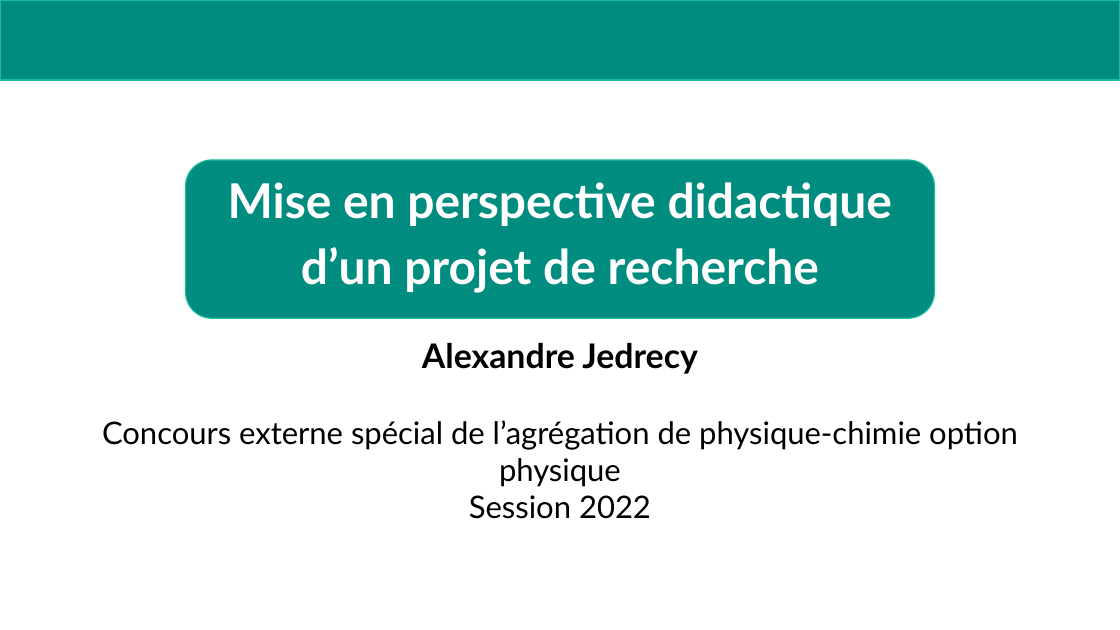
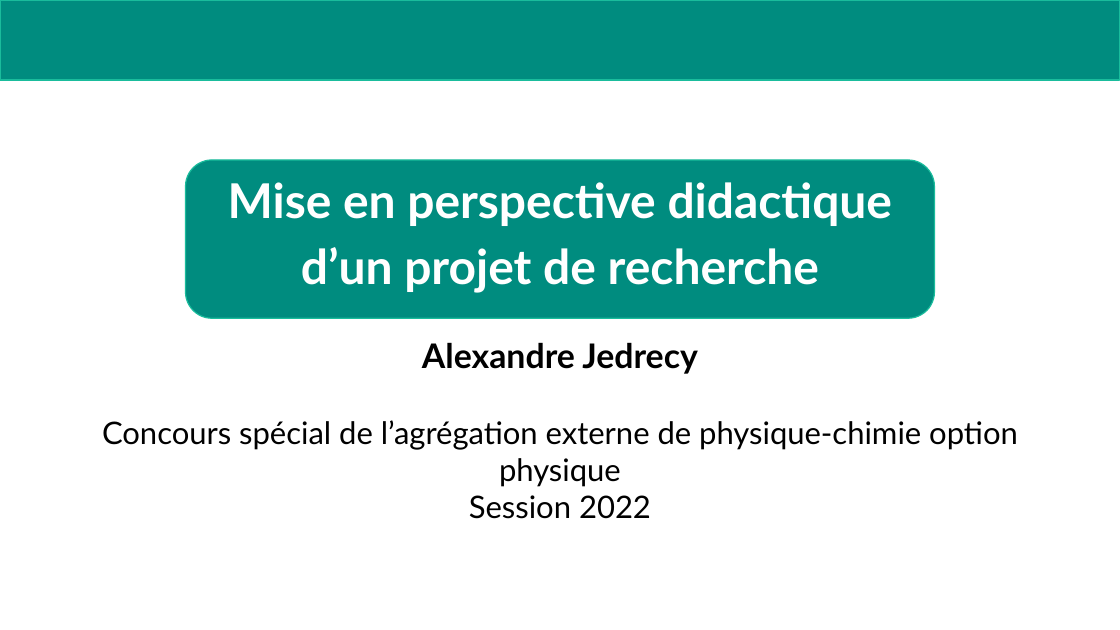
Before and after one commit to stoleks/Agregat-2022, a slide deck: slide 1 of MEPD/mepd_presentation.odp. Drawn at 1120x630 pixels with LibreOffice and Linux fonts; fonts in the diff are those of the drawing. Boxes give left, top, right and bottom in pixels: in the first picture for what was removed or moved away, otherwise in the second. Text is boxed around its words. In the diff, an @@ line names an element or a change of style, - is before the commit and + after.

Commit message:
Ajout dossier et présentation mepd
Ajout patron pour présentation
Ajout présentation LP 1 et 23
Ajout images LP 5, 8 et 20

```diff
--- a/MEPD/mepd_presentation.odp
+++ b/MEPD/mepd_presentation.odp
@@ subtitle at bbox=[102, 420, 1018, 487]: text changed @@
-Concours externe spécial de l’agrégation de physique-chimie option physique
+Concours spécial de l’agrégation externe de physique-chimie option physique
```
Also in this commit, not shown: 24 other files.
